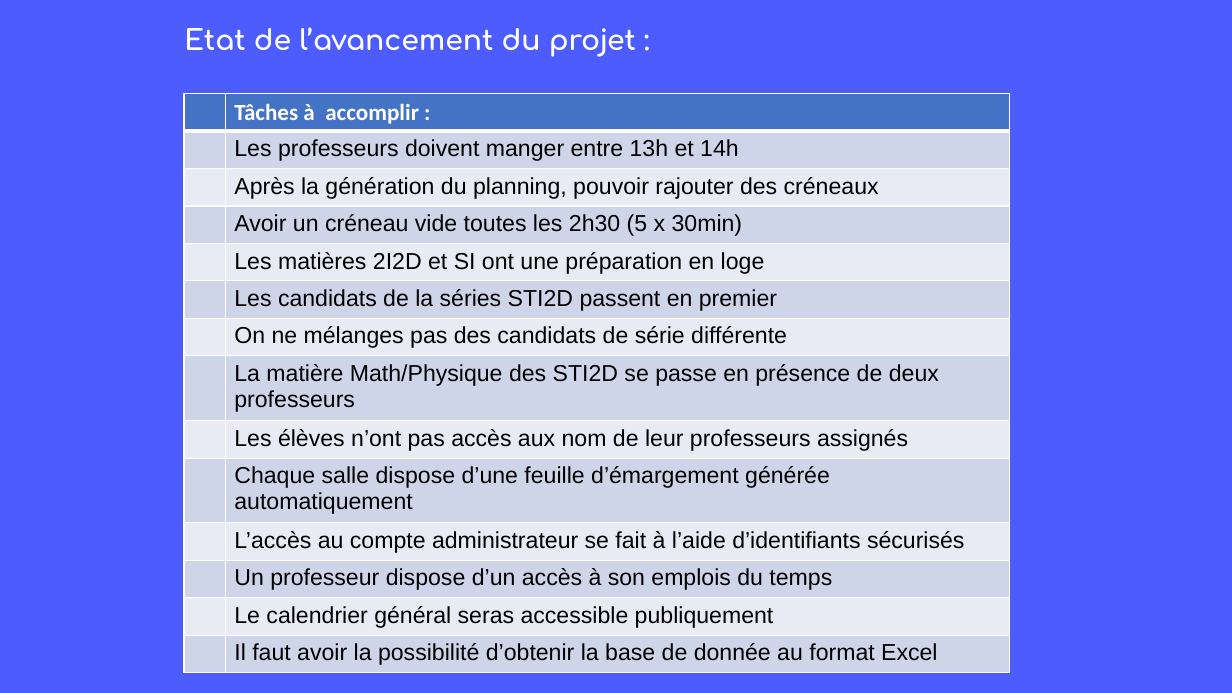
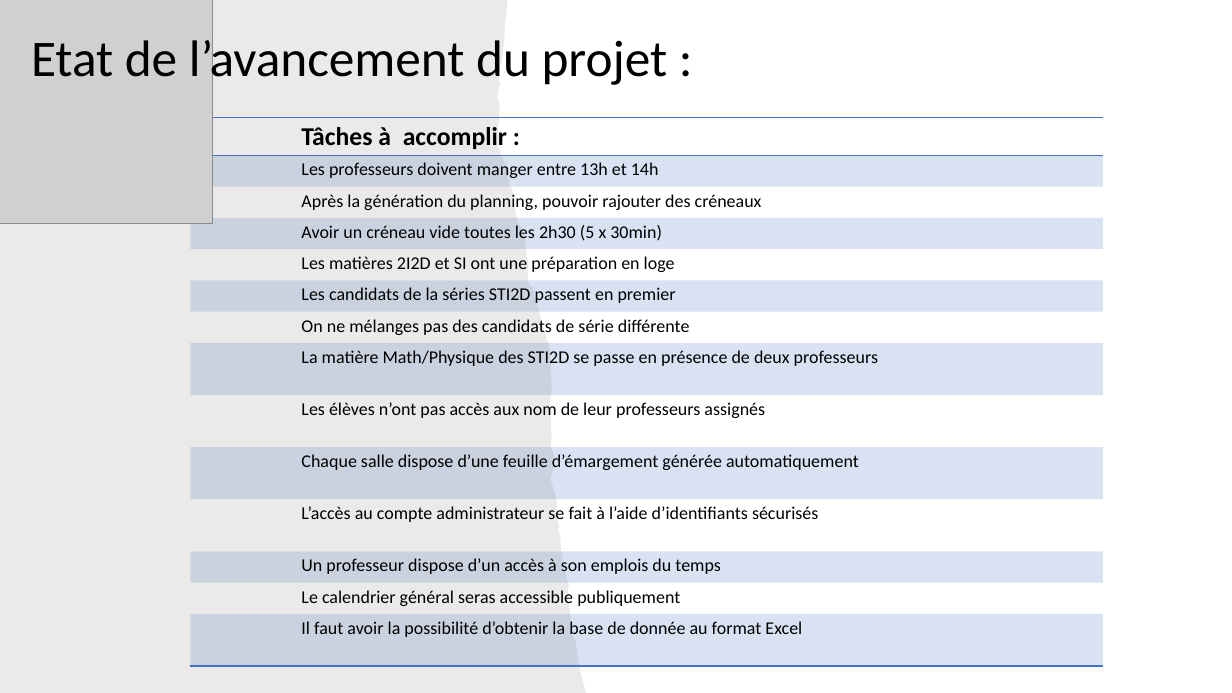
Before and after one commit to rharkor/second-tour, a slide deck: slide 4 of rendu/Réunion2/compte_rendu_presentation.pptx. Drawn at 1232x693 pixels with LibreOffice and Linux fonts; fonts in the diff are those of the drawing; grey boxes stand for pictures. Boxes give left, top, right and bottom in pixels: in the first picture for what was removed or moved away, otherwise in the second. Text is boxed around its words. In the diff, an @@ line names an element or a change of style, - is before the commit and + after.

```diff
--- a/rendu/Réunion2/compte_rendu_presentation.pptx
+++ b/rendu/Réunion2/compte_rendu_presentation.pptx
@@ background #4C5CFF to #FFFFFF @@
@@ freeform shape added at (0, 0, 587, 693), fill #82766A at 15% opacity @@
@@ picture added at (0, 0, 213, 224) @@
@@ text "Etat de l’avancement du projet ...": place and size @@
-text "Etat de l’avancement du projet ..." at (184, 27, 636, 57)
+text "Etat de l’avancement du projet ..." at (31, 33, 668, 88)
@@ text "Etat de l’avancement du projet ..." at (31, 33, 668, 88): size 22 to 40 pt, font Comfortaa to Calibri, text colour #FFFFFF to #000000, bold off; alignment left to centre; line spacing 1 to 0.9; more space between paragraphs; vertical alignment top to bottom @@
@@ table at (190, 117, 1104, 666) @@
@@ fill #4472C4 to none in row 1 @@
@@ fill #CFD5EA to #4472C4 at 20% opacity in 14 cells @@
@@ fill #E9EBF5 to none in 6 cells @@
@@ size 18 to 20 pt, text colour #FFFFFF to #000000 in "Tâches à accomplir :" @@
@@ size 18 to 14 pt, font Arial to Calibri @@
@@ borders changed @@
@@ table: place and size @@
-table at (184, 93, 1010, 673)
+table at (190, 117, 1104, 666)
```
Also in this commit, not shown: 5 other slides changed, 4 other files.
